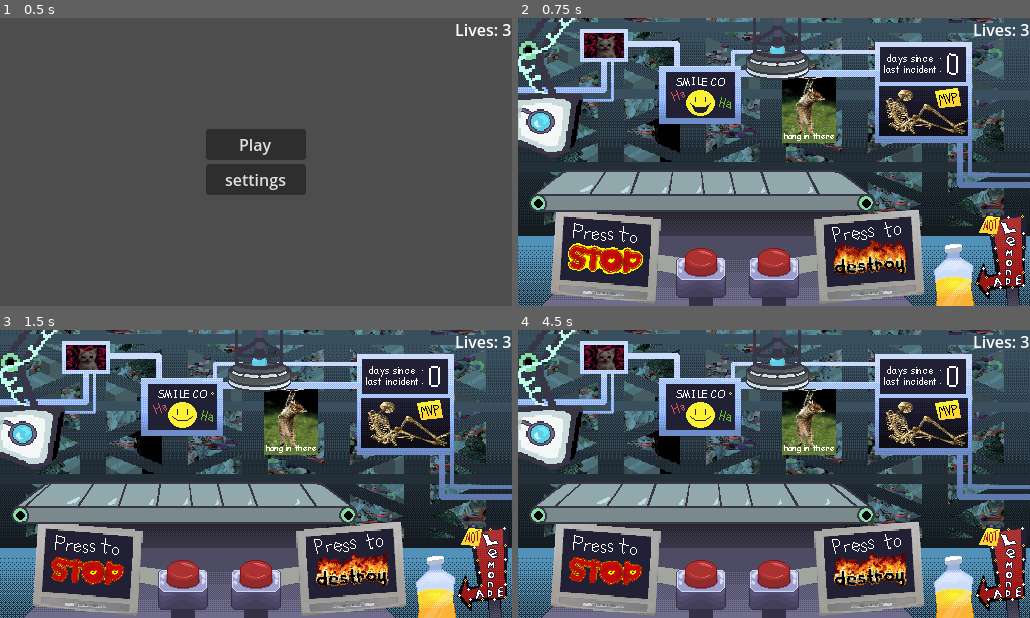
Above: before the commit, frames 1-4 (two rows, left to right).
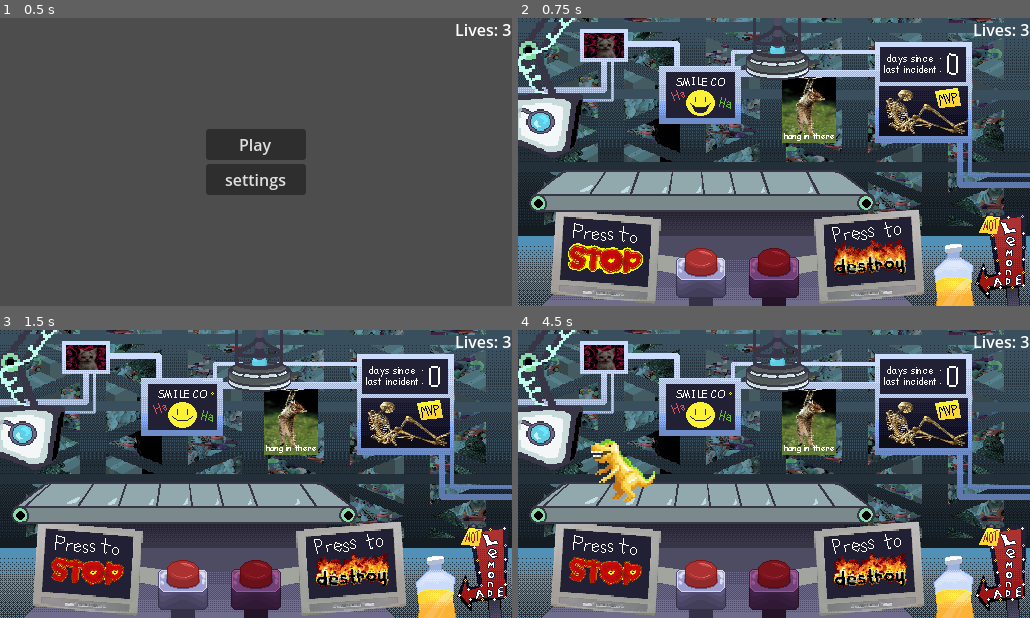
Above: after the commit, the same moments.

Repository: vincentcmartinez/holdit
Game: Godot game, scene res://src/game container/game_container.tscn
The game is run twice, just before and just after one commit, with the same random seed, the same clock (stepped at 60 frames per second) and the same inputs. The engine's default icon, where the game draws it, is replaced by a stand-in: a white triangle on a blue panel in a dark square.
Inputs (mouse positions are in pixels of both pictures, inside the frame that each line leads up to):
- Up to frame 1 (0.5 s): no input
- Up to frame 2 (0.75 s): click "Play" at 0.5 s
- Up to frame 3 (1.5 s): tap Enter (ui_accept) at 1.25 s; move the mouse to (368, 459) at 1.27 s; press the mouse at (368, 459) at 1.28 s
- Up to frame 4 (4.5 s): tap Enter (ui_accept) at 1.52, 2.27, 3.77 s; tap Space (space) at 1.55, 2.1, 3.05, 3.6 s; move the mouse to (671, 488) at 2.02 s; release the mouse at (671, 488) at 2.03 s; click (671, 488) at 2.3 s; move the mouse to (825, 410) at 2.77 s; press the mouse at (825, 410) at 2.78 s; move the mouse to (748, 531) at 3.52 s; release the mouse at (748, 531) at 3.53 s; click (748, 531) at 3.8 s; move the mouse to (927, 517) at 4.27 s; press the mouse at (927, 517) at 4.28 s

Frame 1 is identical in both runs. In frame 2, 1.7% of the frame differs, in the area x 45-55%, y 79-100%; in frame 3, 1.7%; in frame 4, 3.5%, in the area x 4-67%, y 37-100%.

Commit message:
added penalties for sucking at the game

Diff:
--- a/hold-it!/game_info.gd
+++ b/hold-it!/game_info.gd
@@ -4,17 +4,18 @@
 var lives = 3
 # Called when the node enters the scene tree for the first time.
 func _ready() -> void:
-	SignalBus.connect("minigame_finished", _toggle_minigaming)
-	SignalBus.connect("minigame_started", _toggle_minigaming)
+	SignalBus.connect("minigame_finished", stop_minigaming)
+	SignalBus.connect("minigame_started", start_minigaming)
 	SignalBus.connect("hold_it", pause)
 	SignalBus.connect("life_lost", _decrement_lives)
 	pass # Replace with function body.
 
-func _toggle_minigaming():
-	if minigaming:
-		paused = false
-	minigaming = not minigaming
 
+func start_minigaming():
+	minigaming = true
+func stop_minigaming(_passed):
+	paused = false
+	minigaming = false
 func pause():
 	paused = true
 
--- a/hold-it!/src/conveyor/conveyor_belt.gd
+++ b/hold-it!/src/conveyor/conveyor_belt.gd
@@ -6,15 +6,15 @@
 # Called when the node enters the scene tree for the first time.
 func _ready() -> void:
 	animPlayer.play("move")
-	SignalBus.connect("hold_it", toggleAnimation)
-	SignalBus.connect("minigame_finished", toggleAnimation)
+	SignalBus.connect("hold_it", stop_anim)
+	SignalBus.connect("minigame_finished", start_anim)
 
 # Called every frame. 'delta' is the elapsed time since the previous frame.
 func _process(delta: float) -> void:
 	pass
 
-func toggleAnimation():
-	if not animPlayer.is_playing():
-		animPlayer.play("move")
-	else:
-		animPlayer.stop()
+
+func start_anim(_passed):
+	animPlayer.play("move")
+func stop_anim():
+	animPlayer.stop()
--- a/hold-it!/src/game container/button.gd
+++ b/hold-it!/src/game container/button.gd
@@ -2,14 +2,23 @@
 
 @onready var sprite : AnimatedSprite2D
 @onready var paused : bool = false
-
-
+@export var cooldown_s:int
+var on_cooldown = false
+var select_timer:Timer
 # Called when the node enters the scene tree for the first time.
 func _ready() -> void:
 	sprite = $AnimatedSprite2D
+	select_timer = Timer.new()
+	select_timer.wait_time = 2
+	select_timer.autostart = false
+	add_child(select_timer)
+	select_timer.connect("timeout", _on_select_timeout)
 	SignalBus.connect("minigame_finished", _on_minigame_finished)
+	SignalBus.connect("toy_selected",_on_toy_selected)
 
 func _input(event):
+	if on_cooldown:
+		return
 	if(event.is_action_pressed("space") && !get_tree().paused && !paused):
 		hold_it()
 	if(event.is_action_pressed("left_click") && !get_tree().paused && !paused):
@@ -17,10 +26,27 @@
 		if(pos_diff.x <= 32 and pos_diff.y <= 32):
 			hold_it()
 
-func _on_minigame_finished():
+func _on_minigame_finished(passed):
 	paused = false
+	if not passed:
+		cooldown()
 
 func hold_it():
 	sprite.play("pressed")
 	SignalBus.emit_signal("hold_it")
 	paused = true
+	start_select_timer()
+
+func cooldown():
+	on_cooldown = true
+	await get_tree().create_timer(cooldown_s).timeout
+	on_cooldown = false
+
+func start_select_timer():
+	select_timer.start()
+
+func _on_toy_selected():
+	select_timer.stop()
+
+func _on_select_timeout():
+	SignalBus.emit_signal("minigame_finished",false)
--- a/hold-it!/src/game container/signalbus.gd
+++ b/hold-it!/src/game container/signalbus.gd
@@ -3,5 +3,6 @@
 signal fix_button_pressed(part:ToyPart)
 signal hold_it
 signal minigame_started
-signal minigame_finished
+signal minigame_finished(passed:bool)
 signal life_lost
+signal toy_selected
--- a/hold-it!/src/game container/world.tscn
+++ b/hold-it!/src/game container/world.tscn
@@ -18,12 +18,17 @@
 [sub_resource type="RectangleShape2D" id="RectangleShape2D_lyqfa"]
 size = Vector2(122, 89)
 
+[sub_resource type="CanvasItemMaterial" id="CanvasItemMaterial_h7mb5"]
+
 [sub_resource type="RectangleShape2D" id="RectangleShape2D_qajwm"]
 size = Vector2(20, 133)
 
 [node name="World" type="Node2D"]
 texture_filter = 1
 script = ExtResource("1_ogvad")
+
+[node name="ConveyorBelt" parent="." instance=ExtResource("2_4m722")]
+position = Vector2(261, 134)
 
 [node name="Background2" type="CanvasLayer" parent="."]
 layer = -1
@@ -49,10 +54,9 @@
 position = Vector2(256, 144)
 
 [node name="Notlemonade" parent="Background2" instance=ExtResource("7_3lbqp")]
+z_index = 10
+z_as_relative = false
 position = Vector2(256, 144)
-
-[node name="ConveyorBelt" parent="." instance=ExtResource("2_4m722")]
-position = Vector2(261, 134)
 
 [node name="ToySpawner" parent="." instance=ExtResource("2_m53fk")]
 position = Vector2(20, 104)
@@ -68,9 +72,15 @@
 
 [node name="StopButton" parent="." instance=ExtResource("5_uiow5")]
 position = Vector2(135, -344)
+cooldown_s = 3
 
 [node name="DestroyButton" parent="." instance=ExtResource("5_uiow5")]
 position = Vector2(208, -344)
+script = null
+
+[node name="AnimatedSprite2D" parent="DestroyButton" index="0"]
+modulate = Color(0.721569, 0.403922, 0.584314, 1)
+material = SubResource("CanvasItemMaterial_h7mb5")
 
 [node name="finishline" type="Area2D" parent="."]
 position = Vector2(13, -1)
@@ -90,3 +100,5 @@
 position = Vector2(259, 91)
 
 [connection signal="body_entered" from="ToyBox" to="ToyBox" method="_on_body_entered"]
+
+[editable path="DestroyButton"]
--- a/hold-it!/src/menus/fixpopup.gd
+++ b/hold-it!/src/menus/fixpopup.gd
@@ -1,10 +1,16 @@
 extends Control
 var toy
 var partbutton = preload("res://src/menus/partbutton.tscn")
+@onready var progress_bar: ProgressBar = $HBoxContainer/ProgressBar
+@onready var timer: Timer = $Timer
+@export var max_time: int
+var time_passed = 0
 # Called when the node enters the scene tree for the first time.
 func _ready() -> void:
 	SignalBus.emit_signal("minigame_started")
 	SignalBus.connect("fix_button_pressed", _on_fix_button_pressed)
+	timer.wait_time = max_time
+	timer.start()
 	pass # Replace with function body.
 
 func set_toy(newtoy:Toy):
@@ -13,16 +19,24 @@
 	toy = newtoy
 # Called every frame. 'delta' is the elapsed time since the previous frame.
 func _process(delta: float) -> void:
+	time_passed += delta
+	progress_bar.value = time_passed * 100 / max_time
 	pass
 
 func add_button(part:ToyPart):
 	var button = partbutton.instantiate()
 
-	$Buttons.add_child(button)
+	$HBoxContainer/Buttons.add_child(button)
 	button.call_deferred("set_part",part)
+
 func _on_fix_button_pressed(part:ToyPart):
 	toy.fix(part)
 	if toy.evaluate():
-		SignalBus.emit_signal("minigame_finished")
+		SignalBus.emit_signal("minigame_finished",true)
 		hide()
 		queue_free()
+
+func _on_timer_timeout():
+	SignalBus.emit_signal("minigame_finished",false)
+	hide()
+	queue_free()
--- a/hold-it!/src/menus/fixpopup.tscn
+++ b/hold-it!/src/menus/fixpopup.tscn
@@ -1,21 +1,73 @@
-[gd_scene load_steps=2 format=3 uid="uid://di8pr6t6m7vhh"]
+[gd_scene load_steps=5 format=3 uid="uid://di8pr6t6m7vhh"]
 
 [ext_resource type="Script" path="res://src/menus/fixpopup.gd" id="1_8ttp7"]
 
+[sub_resource type="StyleBoxFlat" id="StyleBoxFlat_i478y"]
+border_width_left = 1
+border_width_top = 1
+border_width_right = 1
+border_width_bottom = 1
+border_color = Color(0.448712, 0.448712, 0.448712, 1)
+border_blend = true
+corner_radius_top_left = 2
+corner_radius_top_right = 2
+corner_radius_bottom_right = 2
+corner_radius_bottom_left = 2
+expand_margin_left = 1.0
+expand_margin_top = 1.0
+expand_margin_right = 1.0
+expand_margin_bottom = 1.0
+anti_aliasing = false
+
+[sub_resource type="StyleBoxFlat" id="StyleBoxFlat_6ug3v"]
+bg_color = Color(0.240529, 0.834103, 0.879578, 1)
+border_width_left = 1
+border_width_top = 1
+border_width_right = 1
+border_width_bottom = 1
+border_color = Color(0.42886, 0.918677, 0.959261, 1)
+border_blend = true
+corner_radius_top_left = 4
+corner_radius_top_right = 4
+corner_radius_bottom_right = 4
+corner_radius_bottom_left = 4
+
+[sub_resource type="Theme" id="Theme_t75ad"]
+ProgressBar/styles/background = SubResource("StyleBoxFlat_i478y")
+ProgressBar/styles/fill = SubResource("StyleBoxFlat_6ug3v")
+
 [node name="Fixpopup" type="Control"]
-custom_minimum_size = Vector2(64, 160)
+z_index = 10
+z_as_relative = false
+custom_minimum_size = Vector2(32, 32)
 layout_mode = 3
 anchors_preset = 0
-offset_top = -101.0
-offset_right = 64.0
-offset_bottom = 59.0
+offset_left = 35.0
+offset_top = -73.0
+offset_right = 67.0
+offset_bottom = -41.0
 scale = Vector2(1.2, 1.2)
 script = ExtResource("1_8ttp7")
+max_time = 3
 
-[node name="Buttons" type="VBoxContainer" parent="."]
-layout_mode = 1
-anchors_preset = 15
-anchor_right = 1.0
-anchor_bottom = 1.0
-grow_horizontal = 2
-grow_vertical = 2
+[node name="Timer" type="Timer" parent="."]
+
+[node name="HBoxContainer" type="HBoxContainer" parent="."]
+layout_mode = 0
+offset_right = 40.0
+offset_bottom = 40.0
+
+[node name="Buttons" type="VBoxContainer" parent="HBoxContainer"]
+custom_minimum_size = Vector2(32, 0)
+layout_mode = 2
+
+[node name="ProgressBar" type="ProgressBar" parent="HBoxContainer"]
+custom_minimum_size = Vector2(10, 0)
+layout_mode = 2
+size_flags_vertical = 1
+theme = SubResource("Theme_t75ad")
+value = 100.0
+fill_mode = 2
+show_percentage = false
+
+[connection signal="timeout" from="Timer" to="." method="_on_timer_timeout"]
--- a/hold-it!/src/menus/partbutton.gd
+++ b/hold-it!/src/menus/partbutton.gd
@@ -21,3 +21,13 @@
 # Called every frame. 'delta' is the elapsed time since the previous frame.
 func _process(delta: float) -> void:
 	pass
+
+
+func _on_mouse_entered() -> void:
+	scale = Vector2(1.1,1.1)
+	pass # Replace with function body.
+
+
+func _on_mouse_exited() -> void:
+	scale = Vector2(1,1)
+	pass # Replace with function body.
--- a/hold-it!/src/menus/partbutton.tscn
+++ b/hold-it!/src/menus/partbutton.tscn
@@ -1,8 +1,17 @@
-[gd_scene load_steps=3 format=3 uid="uid://8mia7wwr5ujm"]
+[gd_scene load_steps=6 format=3 uid="uid://8mia7wwr5ujm"]
 
 [ext_resource type="Script" path="res://src/menus/partbutton.gd" id="1_udbwr"]
+[ext_resource type="Texture2D" uid="uid://dri8qyp4qt3td" path="res://src/sprites/ui/IMG_0337.PNG" id="1_vedpw"]
+
+[sub_resource type="StyleBoxTexture" id="StyleBoxTexture_7th6b"]
+texture = ExtResource("1_vedpw")
+
+[sub_resource type="StyleBoxTexture" id="StyleBoxTexture_212i5"]
+texture = ExtResource("1_vedpw")
 
 [sub_resource type="Theme" id="Theme_ivxbg"]
+Button/styles/hover = SubResource("StyleBoxTexture_7th6b")
+Button/styles/normal = SubResource("StyleBoxTexture_212i5")
 
 [node name="Partbutton" type="Button"]
 custom_minimum_size = Vector2(32, 32)
@@ -24,3 +33,6 @@
 grow_horizontal = 2
 grow_vertical = 2
 stretch_mode = 3
+
+[connection signal="mouse_entered" from="." to="." method="_on_mouse_entered"]
+[connection signal="mouse_exited" from="." to="." method="_on_mouse_exited"]
--- a/hold-it!/src/toys/monkey/monkey_leftarm.tscn
+++ b/hold-it!/src/toys/monkey/monkey_leftarm.tscn
@@ -5,6 +5,7 @@
 
 [node name="Monkeyleftarm" type="Node2D"]
 script = ExtResource("1_cgq21")
+path_to_icon = "res://src/sprites/toys/monkey/icons/IMG_0339.PNG"
 
 [node name="Sprite2D" type="Sprite2D" parent="."]
 texture = ExtResource("2_gke1j")
--- a/hold-it!/src/toys/monkey/monkey_leftleg.tscn
+++ b/hold-it!/src/toys/monkey/monkey_leftleg.tscn
@@ -5,6 +5,7 @@
 
 [node name="Monkeyleftleg" type="Node2D"]
 script = ExtResource("1_2ms3j")
+path_to_icon = "res://src/sprites/toys/monkey/icons/IMG_0338.PNG"
 
 [node name="Sprite2D" type="Sprite2D" parent="."]
 texture = ExtResource("2_tnqyx")
--- a/hold-it!/src/toys/monkey/monkey_rightarm.tscn
+++ b/hold-it!/src/toys/monkey/monkey_rightarm.tscn
@@ -5,6 +5,7 @@
 
 [node name="MonkeyRightarm" type="Node2D"]
 script = ExtResource("1_43x5k")
+path_to_icon = "res://src/sprites/toys/monkey/icons/IMG_0340.PNG"
 
 [node name="Sprite2D" type="Sprite2D" parent="."]
 texture = ExtResource("2_ep4u3")
--- a/hold-it!/src/toys/monkey/monkey_rightleg.tscn
+++ b/hold-it!/src/toys/monkey/monkey_rightleg.tscn
@@ -5,6 +5,7 @@
 
 [node name="Monkeyrightleg" type="Node2D"]
 script = ExtResource("1_y0l0u")
+path_to_icon = "res://src/sprites/toys/monkey/icons/IMG_0341.PNG"
 
 [node name="Sprite2D" type="Sprite2D" parent="."]
 texture = ExtResource("2_u63ts")
--- a/hold-it!/src/toys/toy.gd
+++ b/hold-it!/src/toys/toy.gd
@@ -26,6 +26,7 @@
 func _input(event: InputEvent) -> void:
 	if event.is_action_released("left_click") and GameInfo.paused:
 		if highlighted and can_be_selected():
+			SignalBus.emit_signal("toy_selected")
 			open_panel()
 
 func evaluate():
@@ -59,7 +60,7 @@
 	speed = 0
 
 
-func unpause():
+func unpause(_passed):
 	freeze = false
 	speed = 5
 
--- a/hold-it!/src/toys/toy_part.gd
+++ b/hold-it!/src/toys/toy_part.gd
@@ -1,7 +1,6 @@
 extends Node2D
 class_name ToyPart
 @onready var part_sprite = $Sprite2D
-@onready var invalid_part_sprite = $invalid
 @export var path_to_icon:String
 var valid : bool
 # Called when the node enters the scene tree for the first time.
@@ -15,17 +14,19 @@
 	pass # Replace with function body.
 
 func set_valid():
+	if valid:
+		SignalBus.emit_signal("minigame_finished",false)
 	valid = true
 	part_sprite.show()
-	if invalid_part_sprite:
-		invalid_part_sprite.hide()
+	if find_child("invalid"):
+		find_child("invalid").hide()
 	return
 
 func set_invalid():
 	valid = false
 	part_sprite.hide()
-	if invalid_part_sprite:
-		invalid_part_sprite.show()
+	if find_child("invalid"):
+		find_child("invalid").show()
 	return
 
 func get_icon() -> Texture2D:
--- a/hold-it!/src/toys/toy_spawner.gd
+++ b/hold-it!/src/toys/toy_spawner.gd
@@ -5,7 +5,7 @@
 @onready var toy_robot = preload("res://src/toys/robot/toy_robot.tscn")
 @onready var toy_monkey = preload("res://src/toys/monkey/toy_monkey.tscn")
 @onready var toy_dino = preload("res://src/toys/dino/toy_dino.tscn")
-@onready var toys = [toy_dino]
+@onready var toys = [toy_dino, toy_monkey]
 
 func _physics_process(delta: float) -> void:
 	pass
@@ -25,5 +25,5 @@
 func _on_hold_it():
 	spawn_timer.paused = true
 
-func _on_minigame_finished():
+func _on_minigame_finished(_paused):
 	spawn_timer.paused = false
Not shown: 1 places in hold-it!/src/game container/world.tscn that only renumber resources
Binary file added: hold-it!/src/sprites/toys/monkey/icons/IMG_0338.PNG
Not shown, added: hold-it!/src/sprites/toys/monkey/icons/IMG_0338.PNG.import
Binary file added: hold-it!/src/sprites/toys/monkey/icons/IMG_0339.PNG
Not shown, added: hold-it!/src/sprites/toys/monkey/icons/IMG_0339.PNG.import
Binary file added: hold-it!/src/sprites/toys/monkey/icons/IMG_0340.PNG
Not shown, added: hold-it!/src/sprites/toys/monkey/icons/IMG_0340.PNG.import
Binary file added: hold-it!/src/sprites/toys/monkey/icons/IMG_0341.PNG
Not shown, added: hold-it!/src/sprites/toys/monkey/icons/IMG_0341.PNG.import
Binary file added: hold-it!/src/sprites/ui/IMG_0337.PNG
Not shown, added: hold-it!/src/sprites/ui/IMG_0337.PNG.import
